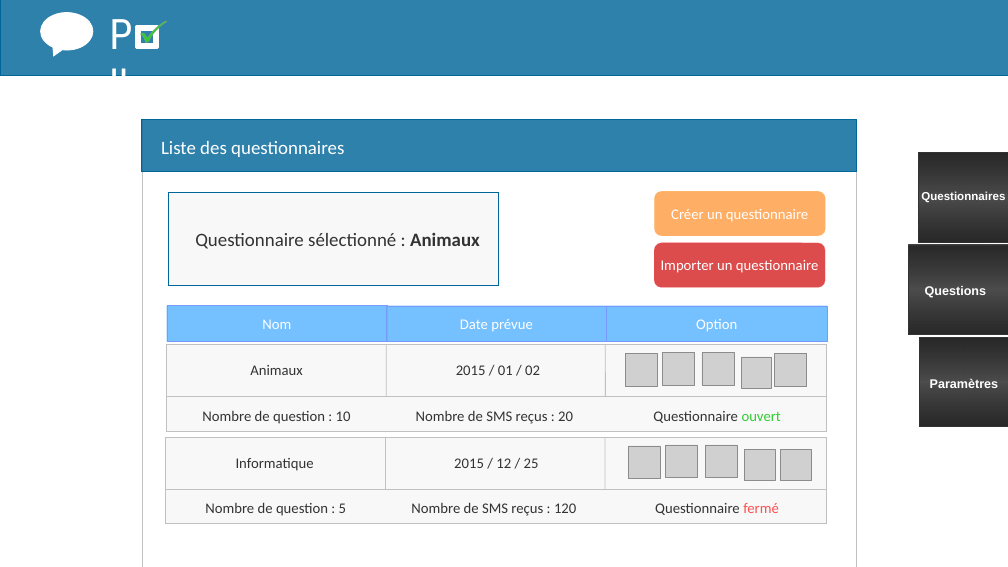
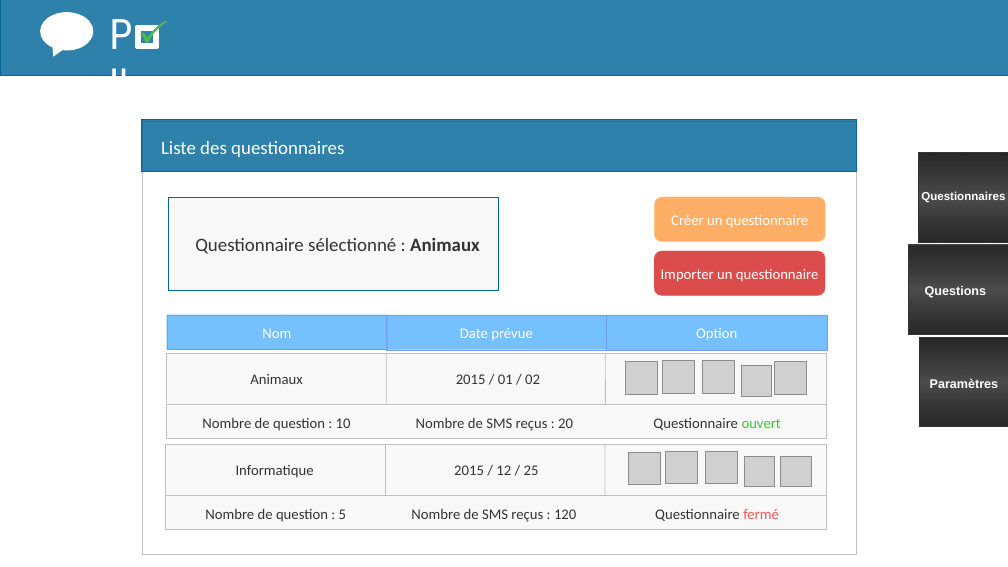
Before and after one commit to Airenn/Poll-Web, a slide deck: slide 1 of Poll-Web-master/maquette/maquette_page_questionnaire.ppt. Drawn at 1008x567 pixels with LibreOffice and Linux fonts; fonts in the diff are those of the drawing; grey boxes stand for pictures; background and template pictures are left out. Boxes give left, top, right and bottom in pixels: in the first picture for what was removed or moved away, otherwise in the second. Text is boxed around its words. In the diff, an @@ line names an element or a change of style, - is before the commit and + after.

```diff
--- a/Poll-Web-master/maquette/maquette_page_questionnaire.ppt
+++ b/Poll-Web-master/maquette/maquette_page_questionnaire.ppt
@@ rectangle: place and size @@
-rectangle at [142,119,856,567]
+rectangle at [142,121,856,554]
@@ 5 pictures, 5 texts, 4 rectangles, 2 lines, 1 rounded rectangle: place and size @@
-5 pictures, 5 texts, 4 rectangles, 2 lines, 1 rounded rectangle at [166,243,827,424]
+5 pictures, 5 texts, 4 rectangles, 2 lines, 1 rounded rectangle at [166,251,827,431]
@@ 5 pictures, 5 texts, 4 rectangles, 2 lines, 1 rounded rectangle: place and size @@
-5 pictures, 5 texts, 4 rectangles, 2 lines, 1 rounded rectangle at [165,191,826,524]
+5 pictures, 5 texts, 4 rectangles, 2 lines, 1 rounded rectangle at [165,197,826,529]
```
Also in this commit, not shown: 2 other files.
